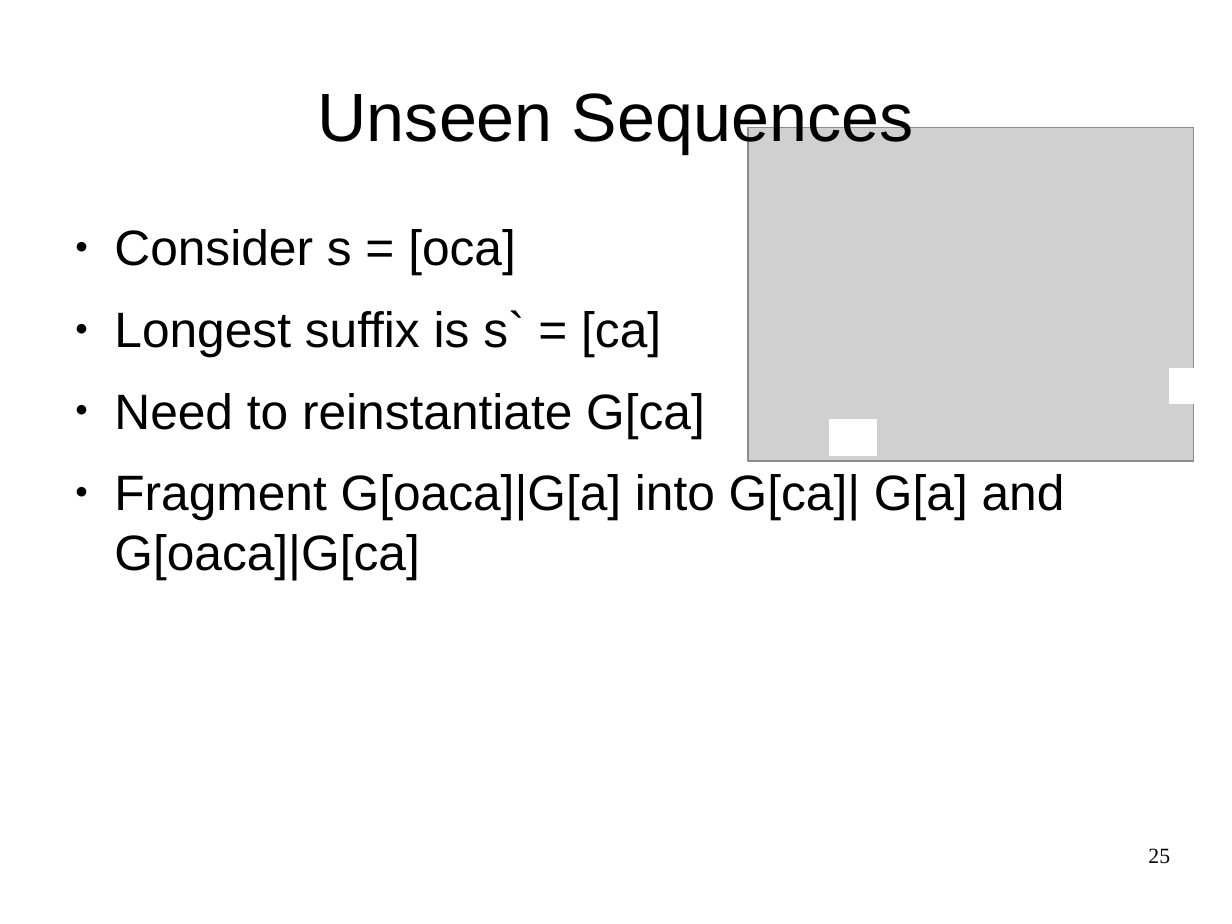
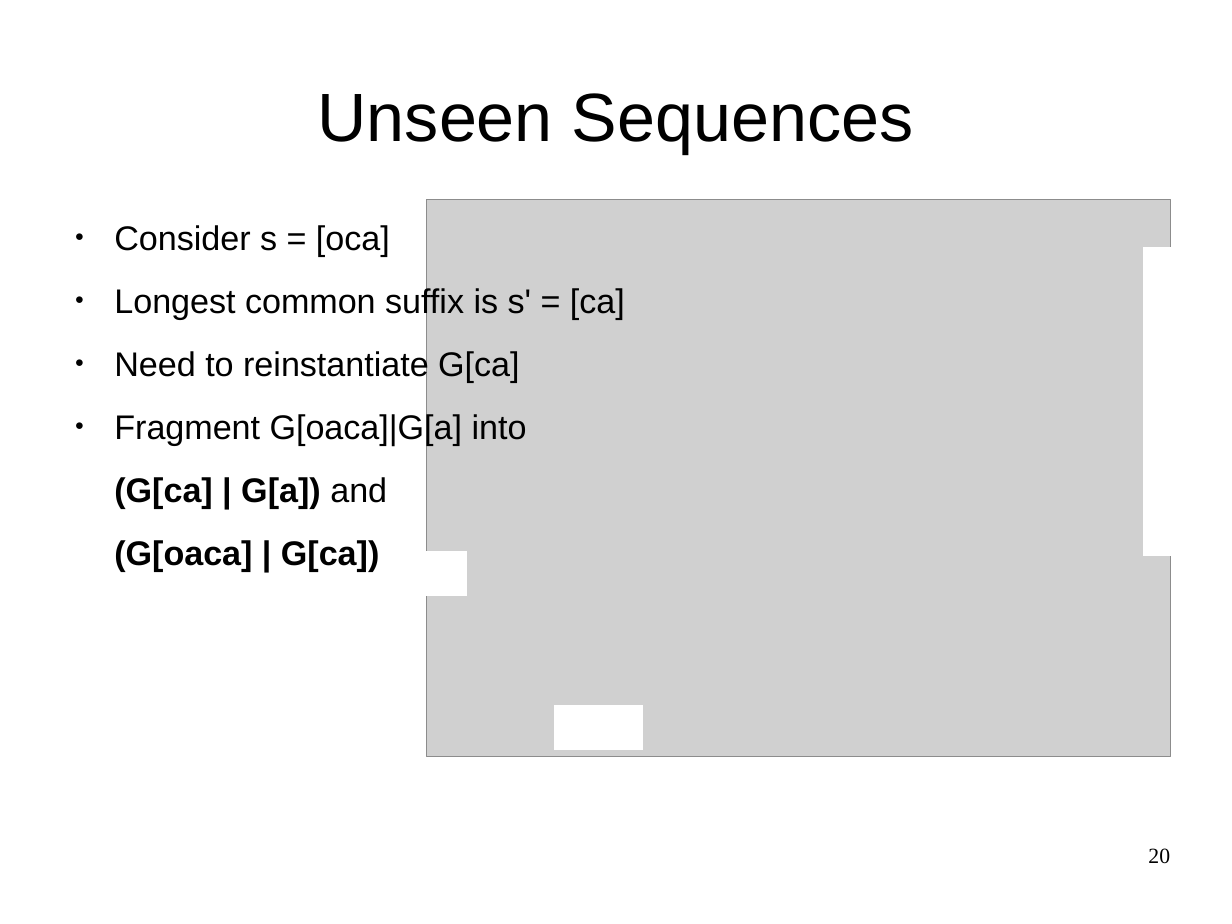
Before and after one commit to snadi/cs886, a slide deck: slide 20 of cs886/presentation/cs886_sarah-karim.odp (slide 25 before the commit). Drawn at 1232x924 pixels with LibreOffice and Linux fonts; fonts in the diff are those of the drawing; grey boxes stand for pictures. Boxes give left, top, right and bottom in pixels: in the first picture for what was removed or moved away, otherwise in the second. Text is boxed around its words. In the diff, an @@ line names an element or a change of style, - is before the commit and + after.

```diff
--- a/cs886/presentation/cs886_sarah-karim.odp
+++ b/cs886/presentation/cs886_sarah-karim.odp
@@ picture: place and size @@
-picture at (748,127,1193,461)
+picture at (427,199,1172,757)
@@ text at (114,225,519,382): size 32 to 22 pt in "Consider s = [oca]", "Need to reinstantiate G[ca]" @@
@@ rectangle: place and size @@
-rectangle at (1171,369,1217,404)
+rectangle at (1145,247,1232,556)
@@ text at (114,285,625,319): text changed; size 32 to 22 pt @@
-● Longest suffix is s` = [ca]
+● Longest common suffix is s' = [ca]
@@ text at (114,411,527,571): text changed; size 32 to 22 pt @@
-● Fragment G[oaca]|G[a] into G[ca]| G[a] and G[oaca]|G[ca]
+● Fragment G[oaca]|G[a] into
+(G[ca] | G[a]) and
+(G[oaca] | G[ca])
@@ rectangle removed at (831,420,878,455) @@
@@ rectangle added at (379,551,467,595), fill #FFFFFF, outline #FFFFFF 0 pt @@
@@ rectangle added at (555,705,643,749), fill #FFFFFF, outline #FFFFFF 0 pt @@
@@ page number at (1148,848,1170,864): text changed @@
-25
+20
```
Also in this commit, not shown: 14 other slides changed, 11 slides added, 12 slides removed.
